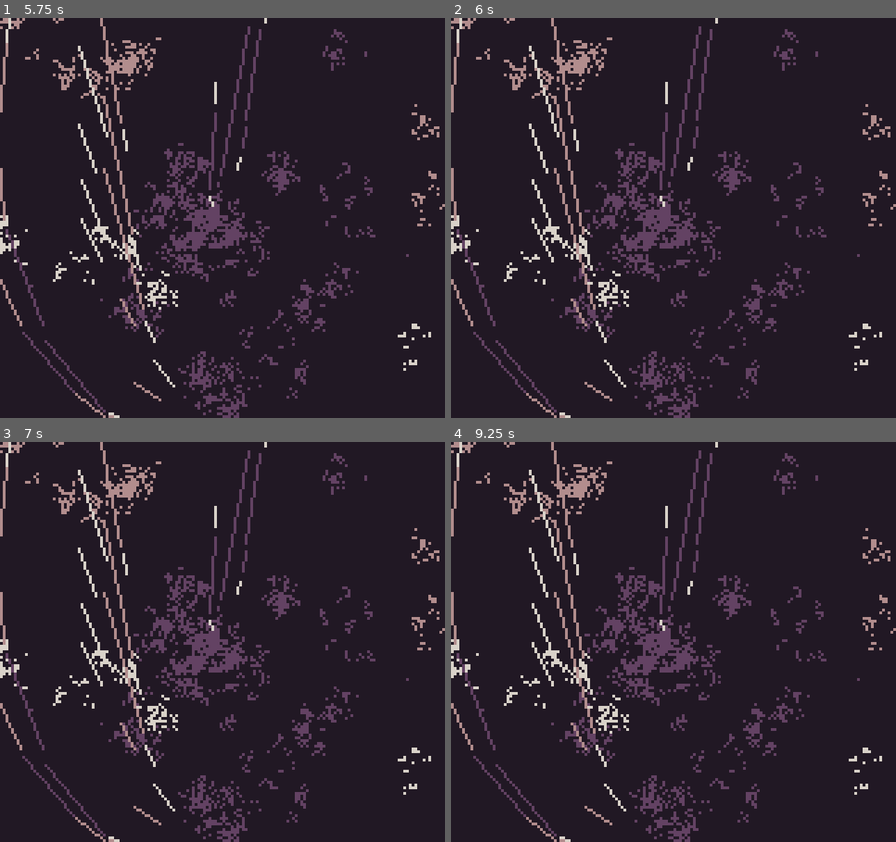
Above: before the commit, frames 1-4 (two rows, left to right).
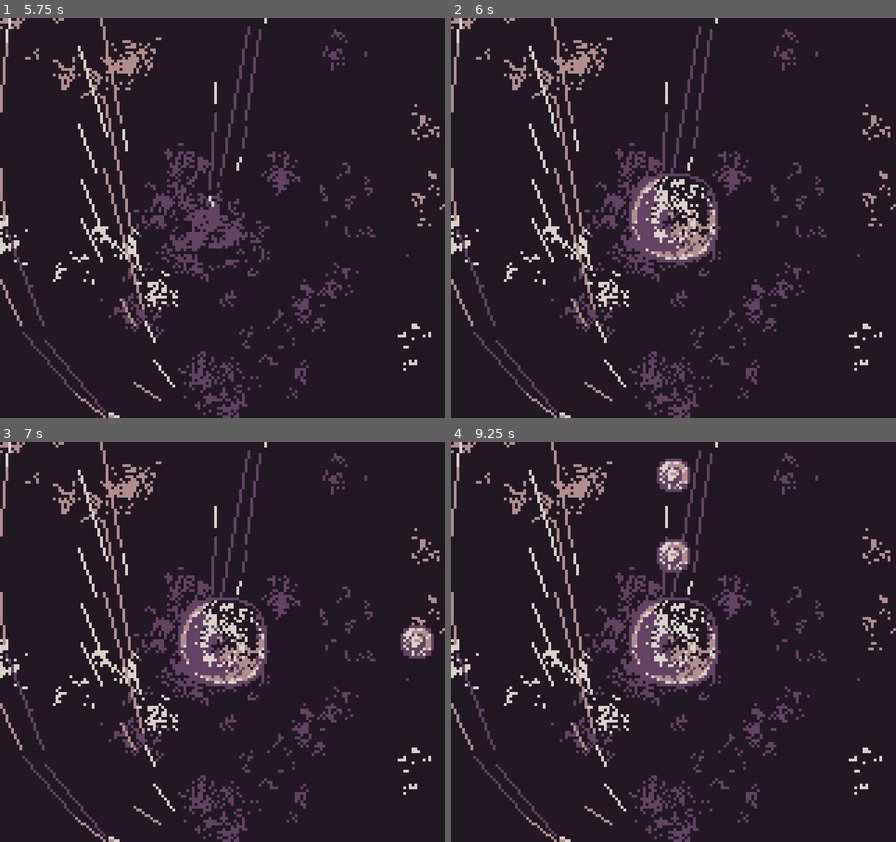
Above: after the commit, the same moments.

Repository: sym-z/gbjam-12
Game: Godot game, scene res://scenes/load_scene.tscn
The game is run twice, just before and just after one commit, with the same random seed, the same clock (stepped at 60 frames per second) and the same inputs.
Inputs:
- Up to frame 1 (5.75 s): tap Enter (START) at 0.5, 0.8, 1.35, 2.3, 3.8, 4.35, 5, 5.3 s; hold D (DPAD-RIGHT) 0.53-1.28 s; tap L (A) at 0.6, 1.55, 2.1, 3.05, 4.55, 5.1 s; hold S (DPAD-DOWN) 1.28-2.03 s; hold D (DPAD-RIGHT) 2.03-2.78 s; hold W (DPAD-UP) 2.78-3.53 s; tap K (B) at 2.85 s; hold A (DPAD-LEFT) 3.53-5.03 s; tap Shift (SELECT) at 3.6 s; hold S (DPAD-DOWN) from 5.03 s (still down)
- Up to frame 2 (6 s): tap Enter (START) at 5.75, 5.85 s; release S (DPAD-DOWN) at 5.78 s; hold D (DPAD-RIGHT) from 5.78 s (still down)
- Up to frame 3 (7 s): tap L (A) at 6.05, 6.6 s; tap Enter (START) at 6.5, 6.8 s; release D (DPAD-RIGHT) at 6.53 s; hold W (DPAD-UP) from 6.53 s (still down)
- Up to frame 4 (9.25 s): release W (DPAD-UP) at 7.28 s; hold D (DPAD-RIGHT) 7.28-8.03 s; tap K (B) at 7.35 s; tap L (A) at 7.55, 9.05 s; hold S (DPAD-DOWN) 8.03-8.78 s; tap Shift (SELECT) at 8.1 s; tap Enter (START) at 8.3, 8.85 s; hold A (DPAD-LEFT) from 8.78 s (still down)

Frame 1 is identical in both runs. In frame 2, 2.4% of the frame differs, in the area x 40-60%, y 38-62%; in frame 3, 3.0%; in frame 4, 3.5%, in the area x 40-60%, y 4-62%.

Commit message:
Lives system implemented

Diff:
--- a/game-files/scripts/globals.gd
+++ b/game-files/scripts/globals.gd
@@ -1,7 +1,7 @@
 extends Node
 
 var SCORE : int = 0
-
+var LIVES : int = 3
 func _ready():
 	pass
 
--- a/game-files/scripts/goodguy.gd
+++ b/game-files/scripts/goodguy.gd
@@ -117,8 +117,15 @@
 	print("YOU DIED")
 	dead = true
 	sprite.visible = false
-	Globals.SCORE = 0
-	call_deferred("restart_level",owner.get_tree())
+	if Globals.LIVES == 0:
+		# GAME OVER
+		Globals.SCORE = 0
+		Globals.LIVES = 3
+	else:
+		# RESTART LEVEL
+		Globals.LIVES -= 1
+	print("LIVES: ", Globals.LIVES)
+	call_deferred("restart_level")
 	#queue_free()
 
 func fire():
Not shown, changed: DESIGN.md
